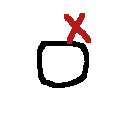
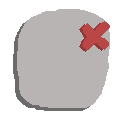
Layers edited between the first and the second 120×120 image:
renamed "Layer 3" to "Layer 1 copy", moved it above "Layer 1", painted on it over [73, 9, 110, 102]
removed layer "Layer 2" (2nd of 2) over [13, 11, 48, 103]
showed "Layer 1", moved it above "Layer 2", painted on it over [49, 23, 107, 79]
showed "Layer 2", moved it above "Layer 2 copy", painted on it over [17, 9, 110, 108]
renamed "Layer 5" to "Layer 2 copy", painted on it over [13, 12, 106, 111]
removed layer "Layer 4" over [37, 41, 89, 88]
hid "Background", painted on it over [13, 9, 110, 111]
